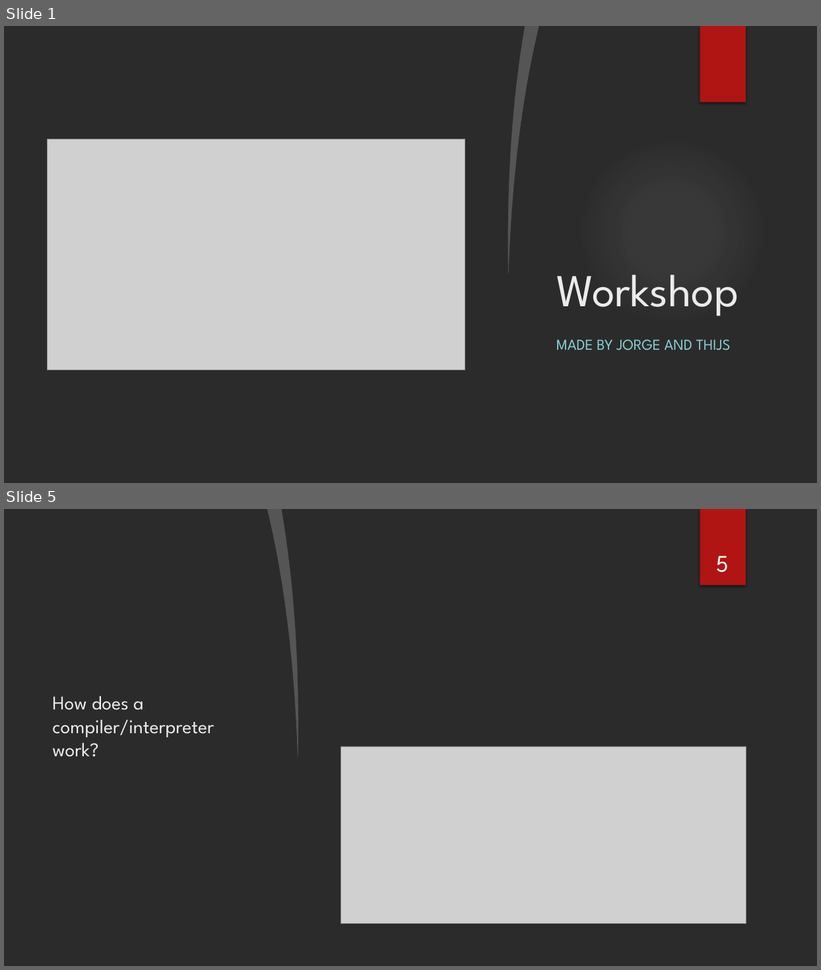
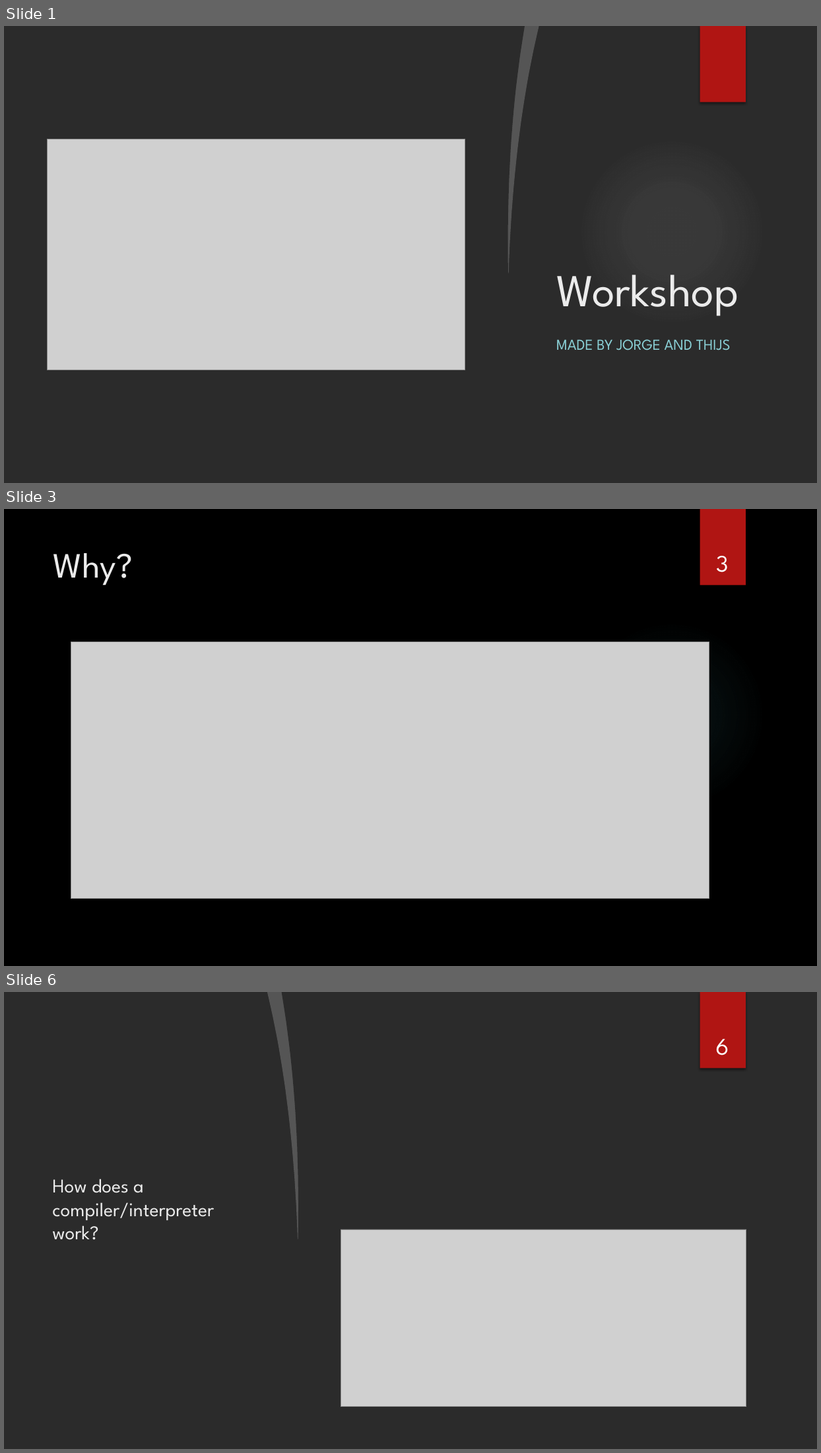
Before and after one commit to sebivenlo/esd-2024-jit-compiler, a slide deck: documents/presentation/presentation jit compiler.pptx. Shown one above the other, each under a label of ours: slides 1 and 5 before the commit, slides 1, 3 and 6 after it; the slides between them are not shown. The pictures are 821x970 and 821x1453 pixels, drawn with LibreOffice and Linux fonts; fonts in the diff are those of the drawing; grey boxes stand for pictures; background and template pictures are left out; a plain dark background stands for a picture behind light text. Boxes give left, top, right and bottom in pixels: in the first picture for what was removed or moved away, otherwise in the second. Text is boxed around its words. In the diff, an @@ line names an element or a change of style, - is before the commit and + after.

```diff
--- a/documents/presentation/presentation jit compiler.pptx
+++ b/documents/presentation/presentation jit compiler.pptx
@@ slide 3 added at (4,509,817,966), background picture (left out) @@
@@ rectangle added at (700,509,746,586), fill #B01513 @@
@@ title added at (54,553,133,586), 42 pt, text #EBEBEB @@
+Why?
@@ page number added at (716,556,729,572), 28 pt, text #FFFFFF @@
+3
@@ ellipse added at (578,621,766,809), fill gradient #50B9C1 @@
@@ picture added at (71,642,709,900) @@
@@ what was slide 5 is now slide 6 @@
@@ page number at (716,1039,729,1055): text changed @@
-5
+6
```
Also in this commit, not shown: 2 slides changed, 3 other slides added, 2 slides removed.
